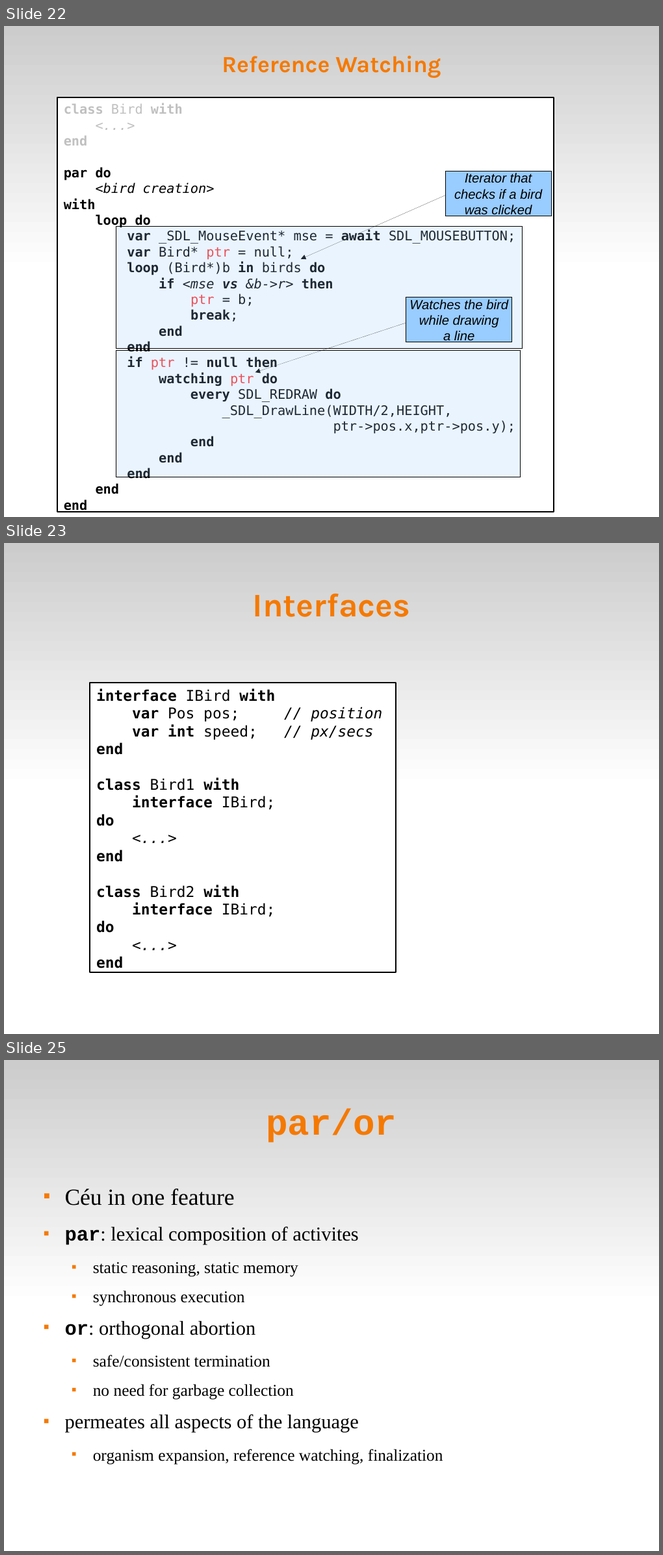
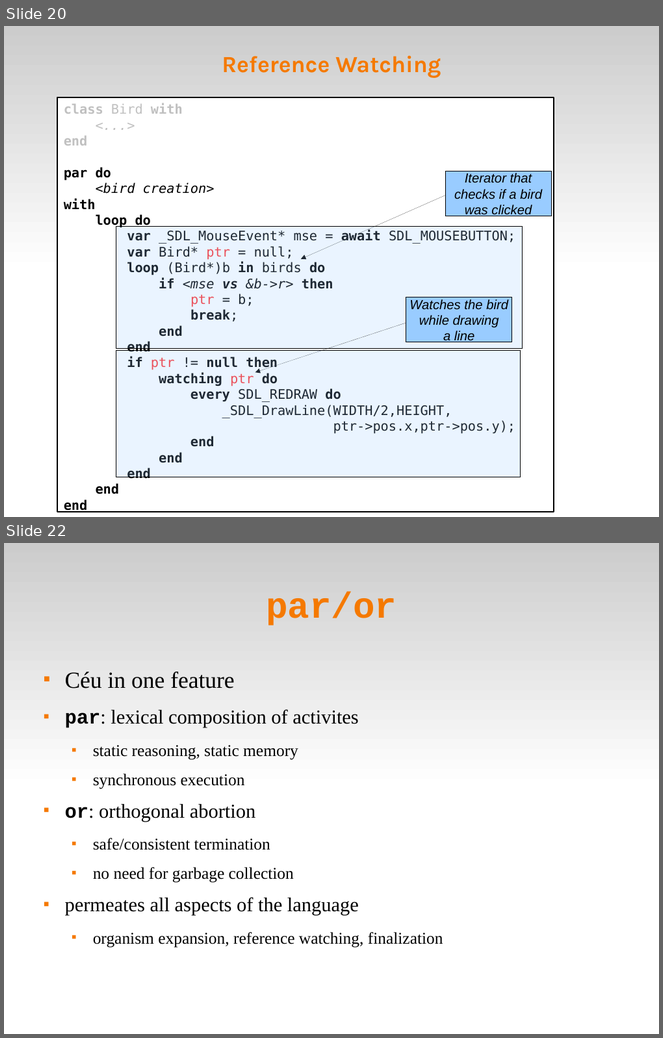
Before and after one commit to fsantanna-no/ceu-docs, a slide deck: ceu_wgld.odp. Shown one above the other, each under a label of ours: slides 22, 23 and 25 before the commit, slides 20 and 22 after it; the slides between them are not shown. The pictures are 663x1555 and 663x1038 pixels, drawn with LibreOffice and Linux fonts; fonts in the diff are those of the drawing. Boxes give left, top, right and bottom in pixels: in the first picture for what was removed or moved away, otherwise in the second. Text is boxed around its words. In the diff, an @@ line names an element or a change of style, - is before the commit and + after.

```diff
--- a/ceu_wgld.odp
+++ b/ceu_wgld.odp
@@ slide 23 removed at bbox=[4, 543, 659, 1034], background #FFFFFF; not listed: 1 template element that a slide beside it also shows @@
@@ title removed at bbox=[253, 593, 411, 617] @@
-Interfaces
@@ rectangle removed at bbox=[90, 683, 397, 973] @@
-interface IBird with
-var Pos pos; // position
-var int speed; // px/secs
-end
-class Bird1 with
-interface IBird;
-do
-<...>
-end
-class Bird2 with
-interface IBird;
-do
-<...>
-end
@@ what was slide 22 is now slide 20 @@
@@ what was slide 25 is now slide 22 @@
```
Also in this commit, not shown: 6 slides changed, 3 slides added.
